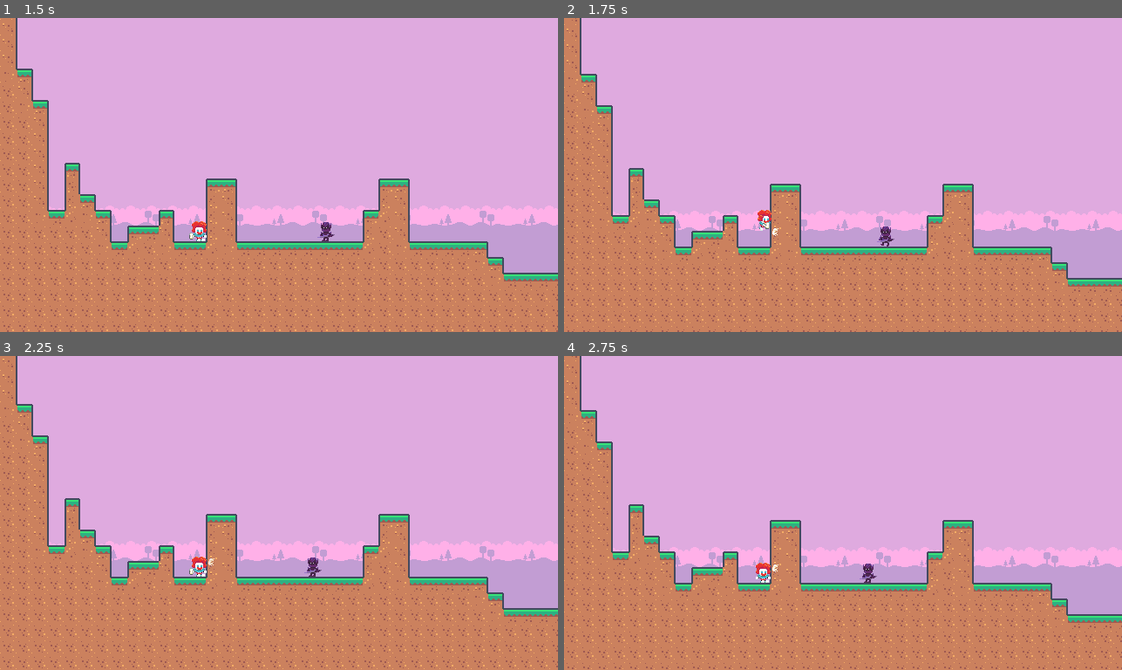
Above: before the commit, frames 1-4 (two rows, left to right).
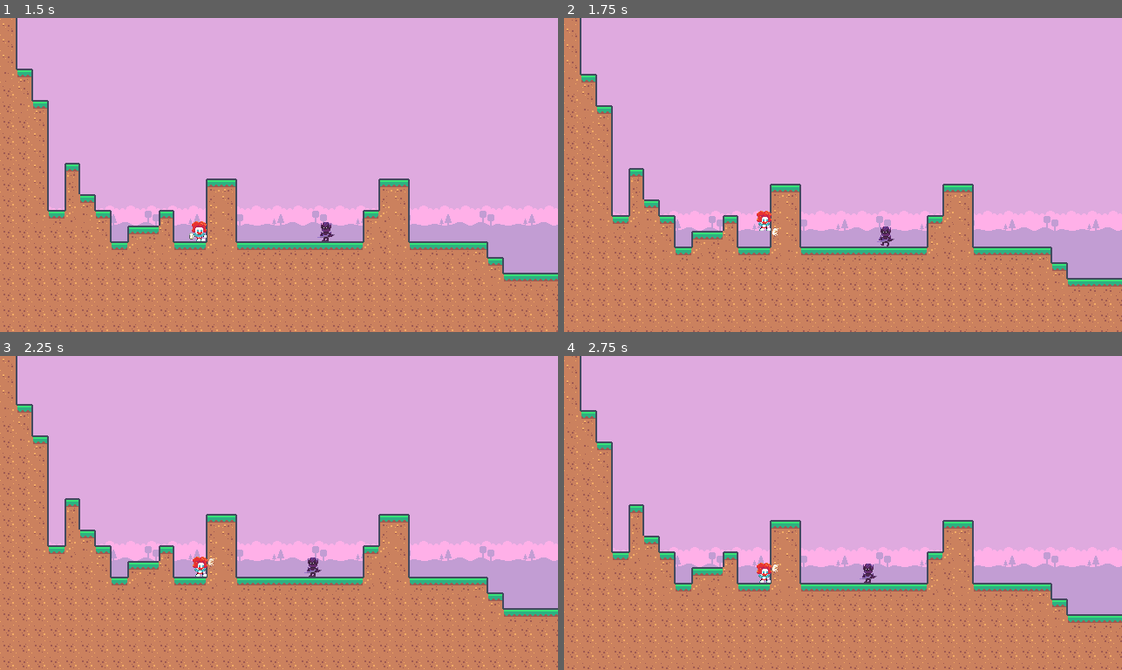
Above: after the commit, the same moments.

Repository: popocaDice/GGJ2024
Game: Godot game, scene res://assets/scenes/menu.tscn
Same seed, same stepped clock (60 frames per second), same inputs: the game is played once before the commit and once after it.
Inputs:
- Up to frame 1 (1.5 s): click "INICIAR" at 0.5 s; hold Right (ui_right) from 1.28 s (still down); tap X (Pie) at 1.35 s
- Up to frame 2 (1.75 s): keep holding Right (ui_right); tap Space (Pulo) at 1.52 s
- Up to frame 3 (2.25 s): keep holding Right (ui_right); tap X (Pie) at 2.1 s
- Up to frame 4 (2.75 s): keep holding Right (ui_right); tap Space (Pulo) at 2.27 s

Frame 1 is identical in both runs. In frame 2, 0.1% of the frame differs, in the area x 34-38%, y 61-68%; in frame 3, 0.1%, in the area x 33-38%, y 63-71%; in frame 4, 0.1%.

Commit message:
tutorial concept, more sounds...
Adicionado áudios dos memes (tá saindo da jaula o monstro, e a fala do galo cego), também feito um concept básico de amostra de tutorial para o player.

Diff:
--- /dev/null
+++ b/assets/animations/botão.tres
@@ -0,0 +1,25 @@
+[gd_resource type="SpriteFrames" load_steps=4 format=3 uid="uid://ky4cq8jl3wla"]
+
+[ext_resource type="Texture2D" uid="uid://gvl00ioqovl4" path="res://assets/sprites/buttons/botão-Sheet.png" id="1_a2d4y"]
+
+[sub_resource type="AtlasTexture" id="AtlasTexture_tgi51"]
+atlas = ExtResource("1_a2d4y")
+region = Rect2(0, 0, 40, 40)
+
+[sub_resource type="AtlasTexture" id="AtlasTexture_0qx2f"]
+atlas = ExtResource("1_a2d4y")
+region = Rect2(40, 0, 40, 40)
+
+[resource]
+animations = [{
+"frames": [{
+"duration": 1.0,
+"texture": SubResource("AtlasTexture_tgi51")
+}, {
+"duration": 1.0,
+"texture": SubResource("AtlasTexture_0qx2f")
+}],
+"loop": true,
+"name": &"default",
+"speed": 2.0
+}]
--- a/assets/animations/palhaco.tres
+++ b/assets/animations/palhaco.tres
@@ -88,7 +88,7 @@
 "duration": 1.0,
 "texture": SubResource("AtlasTexture_amxih")
 }],
-"loop": false,
+"loop": true,
 "name": &"Torta",
-"speed": 5.0
+"speed": 6.0
 }]
--- /dev/null
+++ b/assets/scenes/tutorial.tscn
@@ -0,0 +1,54 @@
+[gd_scene load_steps=5 format=3 uid="uid://lorkij50xatg"]
+
+[ext_resource type="Texture2D" uid="uid://cb3mq2rb1c77f" path="res://assets/sprites/GUI/base sprite.png" id="1_ly8l2"]
+[ext_resource type="SpriteFrames" uid="uid://bo6btum4kwyl3" path="res://assets/animations/palhaco.tres" id="2_o6fm3"]
+[ext_resource type="SpriteFrames" uid="uid://ky4cq8jl3wla" path="res://assets/animations/botão.tres" id="3_2wk5f"]
+[ext_resource type="FontFile" uid="uid://0yt3yvauu8xs" path="res://assets/fonts/Epson Pixeled.ttf" id="4_1w7tx"]
+
+[node name="tutorial" type="Control"]
+layout_mode = 3
+anchors_preset = 15
+anchor_right = 1.0
+anchor_bottom = 1.0
+offset_left = 2.0
+offset_top = 1.0
+offset_right = 2.0
+offset_bottom = 1.0
+grow_horizontal = 2
+grow_vertical = 2
+
+[node name="Sprite2D" type="Sprite2D" parent="."]
+position = Vector2(158, 54)
+scale = Vector2(0.604167, 0.246914)
+texture = ExtResource("1_ly8l2")
+
+[node name="clown" type="AnimatedSprite2D" parent="Sprite2D"]
+position = Vector2(-92.6896, -36.45)
+scale = Vector2(1.65517, 4.05)
+sprite_frames = ExtResource("2_o6fm3")
+animation = &"Torta"
+frame_progress = 0.916775
+
+[node name="buttontart" type="AnimatedSprite2D" parent="Sprite2D"]
+position = Vector2(-135.724, -8.10001)
+scale = Vector2(0.703448, 1.62)
+sprite_frames = ExtResource("3_2wk5f")
+frame_progress = 0.84078
+
+[node name="Controles" type="Label" parent="."]
+offset_left = 98.0
+offset_top = 11.0
+offset_right = 224.0
+offset_bottom = 36.0
+theme_override_fonts/font = ExtResource("4_1w7tx")
+theme_override_font_sizes/font_size = 18
+text = "Controles"
+
+[node name="AtirarTorta" type="Label" parent="."]
+offset_left = 51.0
+offset_top = 60.0
+offset_right = 134.0
+offset_bottom = 74.0
+theme_override_fonts/font = ExtResource("4_1w7tx")
+theme_override_font_sizes/font_size = 9
+text = "Atirar Torta"
Binary file added: assets/fonts/Epson Pixeled.ttf
Not shown, added: assets/fonts/Epson Pixeled.ttf.import
Not shown, added: assets/sounds/sfx/tart/hit.wav.import
Not shown, added: assets/sounds/speaches/Tá sainu da jaula o monstro.wav.import
Not shown, added: assets/sounds/speaches/é uai.wav.import
Binary file added: assets/sprites/GUI/base sprite.png
Not shown, added: assets/sprites/GUI/base sprite.png.import
Binary file added: assets/sprites/botão-Sheet.png
Not shown, added: assets/sprites/botão-Sheet.png.import
Binary file added: assets/sprites/buttons/botão-Sheet.png
Not shown, added: assets/sprites/buttons/botão-Sheet.png.import
Not shown, added: assets/sounds/sfx/tart/hit.wav
(and 2 more such lines)
